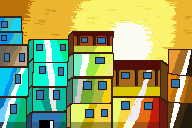
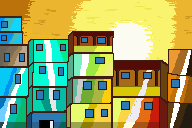
Layer changes from the first (192, 128) image to the second:
painted on "Capa 1" over [28, 39, 175, 67]
